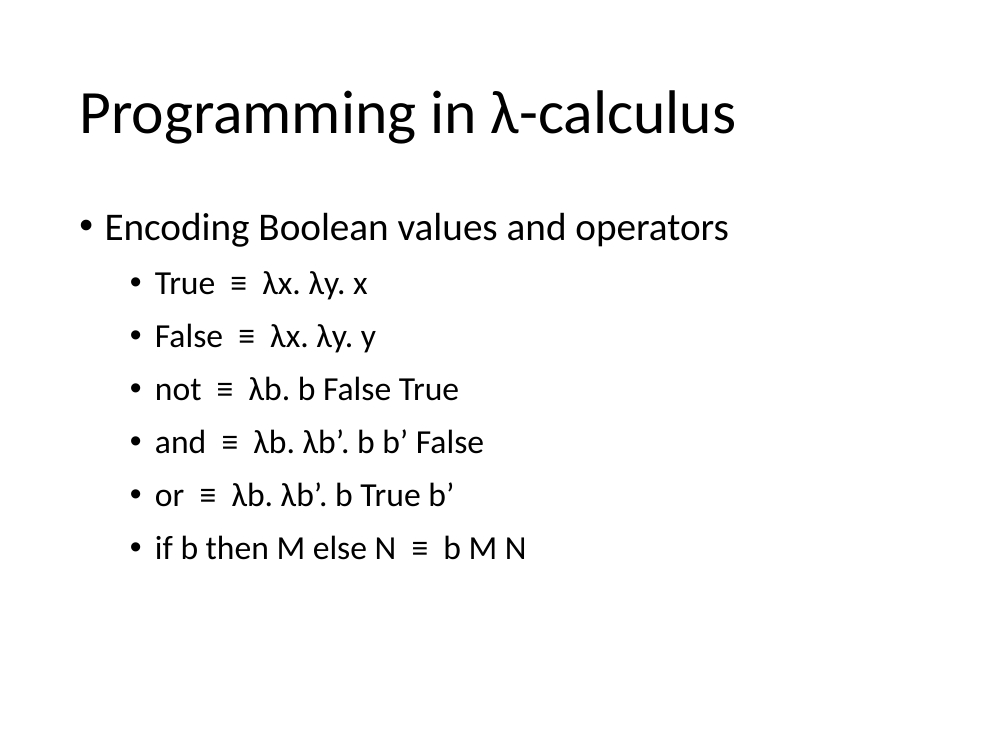
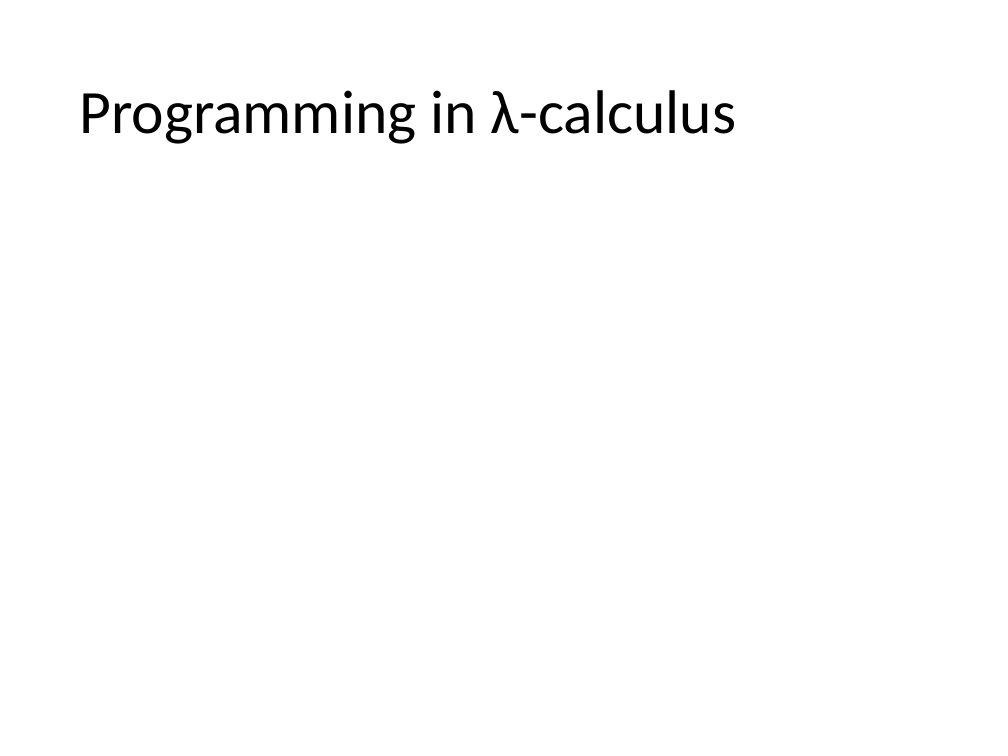
Before and after one commit to hongjin-liang/hongjin-liang.github.io, a slide deck: slide 61 of teaching/semantics/04_lambda.pptx. Drawn at 1008x756 pixels with LibreOffice and Linux fonts; fonts in the diff are those of the drawing; grey boxes stand for pictures. Boxes give left, top, right and bottom in pixels: in the first picture for what was removed or moved away, otherwise in the second. Text is boxed around its words. In the diff, an @@ line names an element or a change of style, - is before the commit and + after.

```diff
--- a/teaching/semantics/04_lambda.pptx
+++ b/teaching/semantics/04_lambda.pptx
@@ text removed at (105, 212, 729, 560) @@
-• Encoding Boolean values and operators
-  • True ≡ λx. λy. x
-  • False ≡ λx. λy. y
-  • not ≡ λb. b False True
-  • and ≡ λb. λb’. b b’ False
-  • or ≡ λb. λb’. b True b’
-  • if b then M else N ≡ b M N
```
Also in this commit, not shown: 22 other slides changed, 1 other file.
